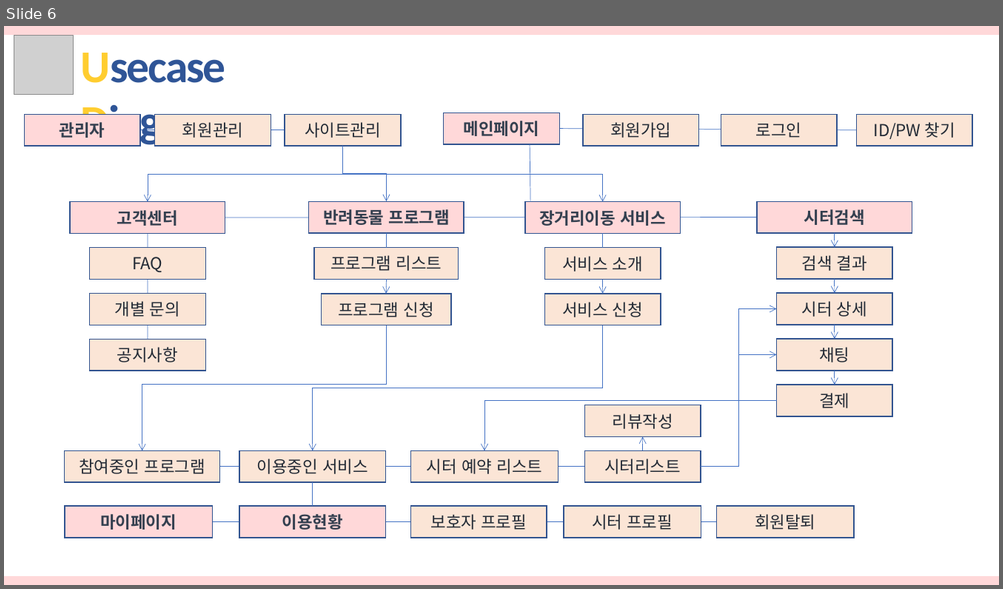
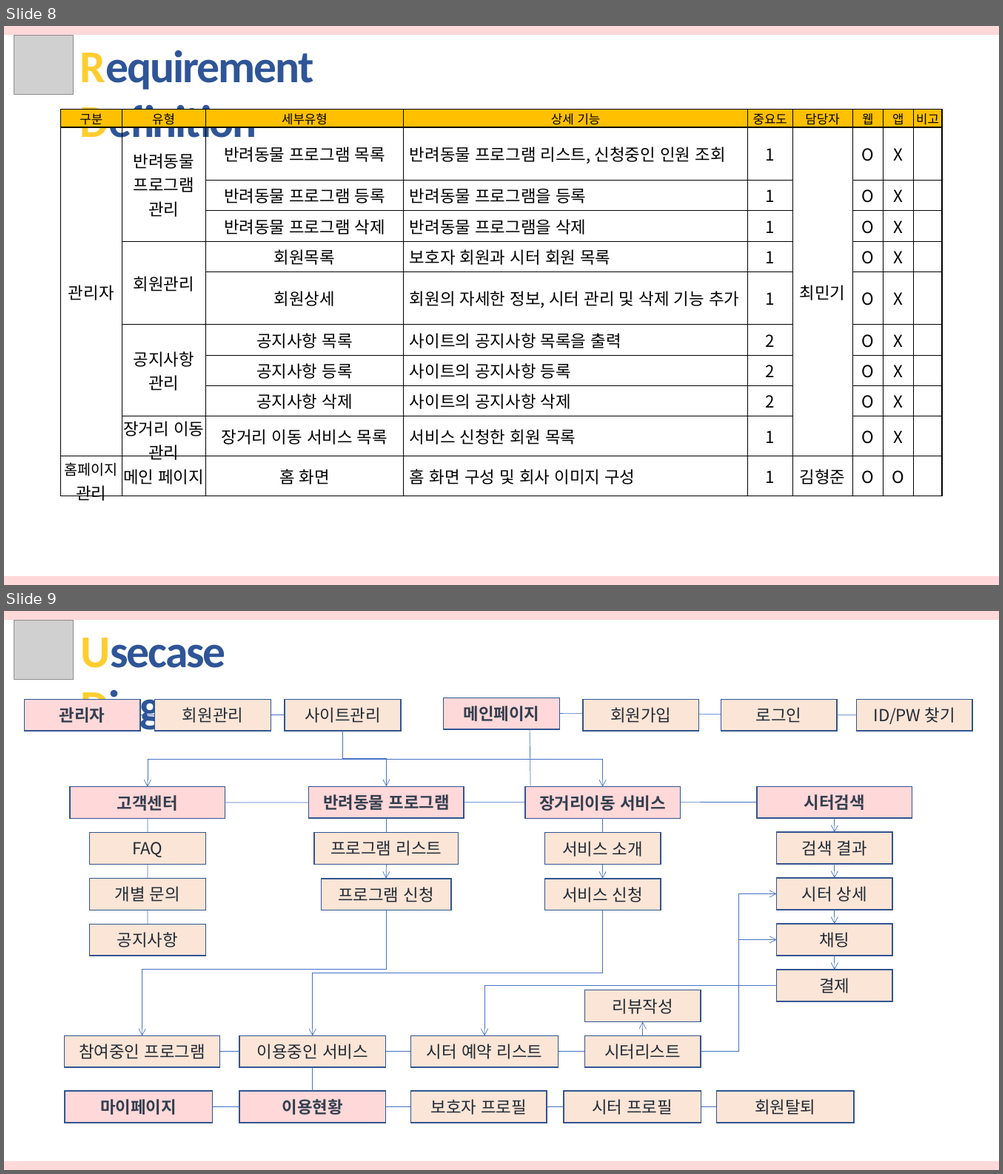
Before and after one commit to hhsw07/ezen-academy-projects, a slide deck: hsw/반려동물관리서비스_송우2.pptx. Shown one above the other, each under a label of ours: slide 6 before the commit, slides 8 and 9 after it. The pictures are 1003x589 and 1003x1174 pixels, drawn with LibreOffice and Linux fonts; fonts in the diff are those of the drawing; grey boxes stand for pictures. Boxes give left, top, right and bottom in pixels: in the first picture for what was removed or moved away, otherwise in the second. Text is boxed around its words. In the diff, an @@ line names an element or a change of style, - is before the commit and + after.

```diff
--- a/hsw/반려동물관리서비스_송우2.pptx
+++ b/hsw/반려동물관리서비스_송우2.pptx
@@ slide 8 added at bbox=[4, 26, 999, 585], background #FFFFFF @@
@@ rectangle added at bbox=[4, 26, 999, 35], fill #FFD8D9 @@
@@ picture added at bbox=[14, 36, 74, 95] @@
@@ text added at bbox=[80, 50, 313, 148], 44 pt, text #2F5597, bold @@
+Requirement Definition
@@ table added at bbox=[61, 110, 942, 504], 11 rows, 9 columns @@
+구분 | 유형 | 세부유형 | 상세 기능 | 중요도 | 담당자 | 웹 | 앱 | 비고
+관리자 | 반려동물 프로그램 관리 | 반려동물 프로그램 목록 | 반려동물 프로그램 리스트, 신청중인 인원 조회 | 1 | 최민기 | O | X | 
+ |  | 반려동물 프로그램 등록 | 반려동물 프로그램을 등록 | 1 |  | O | X | 
+ |  | 반려동물 프로그램 삭제 | 반려동물 프로그램을 삭제 | 1 |  | O | X | 
+ | 회원관리 | 회원목록 | 보호자 회원과 시터 회원 목록 | 1 |  | O | X | 
+ |  | 회원상세 | 회원의 자세한 정보, 시터 관리 및 삭제 기능 추가 | 1 |  | O | X | 
+ | 공지사항 관리 | 공지사항 목록 | 사이트의 공지사항 목록을 출력 | 2 |  | O | X | 
+ |  | 공지사항 등록 | 사이트의 공지사항 등록 | 2 |  | O | X | 
+ |  | 공지사항 삭제 | 사이트의 공지사항 삭제 | 2 |  | O | X | 
+ | 장거리 이동 관리 | 장거리 이동 서비스 목록 | 서비스 신청한 회원 목록 | 1 |  | O | X | 
+홈페이지 관리 | 메인 페이지 | 홈 화면 | 홈 화면 구성 및 회사 이미지 구성 | 1 | 김형준 | O | O | 
@@ rectangle added at bbox=[4, 577, 999, 585], fill #FFD8D9 @@
@@ what was slide 6 is now slide 9 @@
```
Also in this commit, not shown: 3 other slides added.
